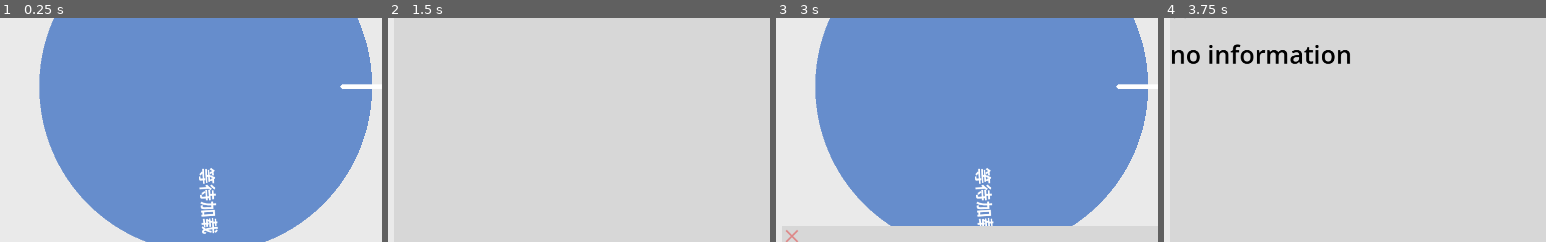
Above: before the commit, frames 1-4 (left to right).
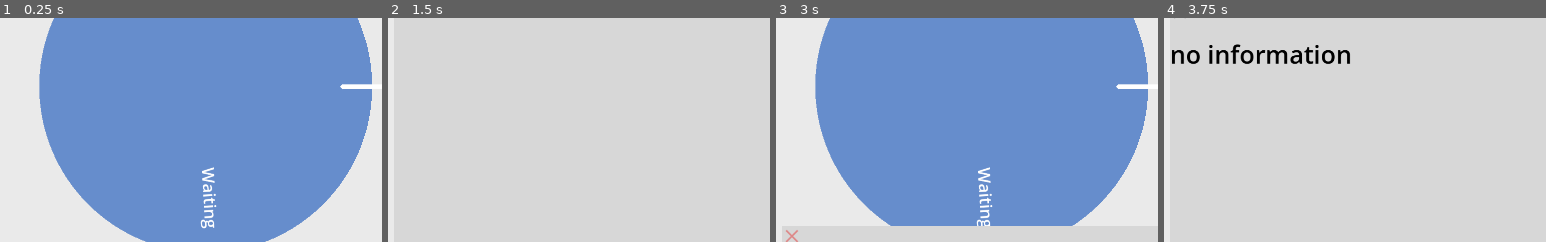
Above: after the commit, the same moments.

Repository: chenyu76/wheelOfFortune
Game: Godot game, scene res://main.tscn
Two runs of this game, one before a commit and one after it. Both use one fixed random seed, a clock stepped at 60 frames per second and the inputs below.
Inputs (mouse positions are % of the whole screen's width and height, from its top left):
- Up to frame 1 (0.25 s): no input
- Up to frame 2 (1.5 s): click "等待加载" (after the commit: "Waiting") at 0.5 s; click (72, 50) at 1.25 s
- Up to frame 3 (3 s): click (83, 50) at 2 s; click (2, 7) at 2.75 s
- Up to frame 4 (3.75 s): click "等待加载" (after the commit: "Waiting") at 3.5 s
The pictures show only the part of the screen within x 0-50%, y 35-85%; the shares and areas given below are measured in that part.

The runs differ from the first frame. In frame 1, 0.8% of the frame differs, in the area x 52-58%, y 66-97%; in frame 2, nothing differs; in frame 3, 0.7%; in frame 4, nothing differs.

Commit message:
当前目录下没有文件时可以选择文件了

Diff:
--- a/main.gd
+++ b/main.gd
@@ -17,7 +17,7 @@
 # Called when the node enters the scene tree for the first time.
 func _ready():
 	populate_md_files()
-	$wheel.initialize(["等待加载"])
+	$wheel.initialize(["Waiting"])
 	$wheel.press_button.connect(_on_wheel_button_pressed.bind())
 	$wheel.rotation = randf_range(0, 2*PI)
 
@@ -100,6 +100,7 @@
 		r += s + i
 	return r
 
+# 处理 file_path 的文件
 func parse_titles_from_file(file_path):
 	titles = []
 	title_contents = {}
@@ -158,6 +159,7 @@
 	else:
 		process_file(dir)
 
+# 处理一个目录里的所有文件，目录需要是一个DirAccess
 func process_file(dir):
 	#var dir = DirAccess.open(dir_name)
 	dir.list_dir_begin()
@@ -168,10 +170,20 @@
 		file_name = dir.get_next()
 	dir.list_dir_end()
 
-
-func _on_file_dialog_dir_selected(dir):
+	# 没有可选项就弹出文件选择框
+	if $selectButton/PopupMenu.item_count == 0:
+		$FileDialog.visible = true
+
+# 选择目录
+func _on_file_dialog_dir_selected(d):
 	$FileDialog.visible = false
-	process_file(DirAccess.open(dir))
+	process_file(DirAccess.open(d))
+
+# 选择文件
+func _on_file_dialog_file_selected(path: String) -> void:
+	$FileDialog.visible = false
+	parse_titles_from_file(path)
+	$wheel.initialize(titles)
 
 func _on_select_button_pressed():
 	$selectButton/PopupMenu.popup()  # 展开菜单
@@ -179,7 +191,7 @@
 func _on_popup_menu_id_pressed(id):
 	var file_name = $selectButton/PopupMenu.get_item_text(id)
 	print("Selected file: " + file_name)
-	# 在这里添加处理文件选择的逻辑
+
 	parse_titles_from_file(file_name+ ".md")
 	$wheel.initialize(titles)
 
--- a/main.tscn
+++ b/main.tscn
@@ -10,6 +10,13 @@
 [ext_resource type="Texture2D" uid="uid://d0w6lxs2lf4bv" path="res://art/p.svg" id="6_dn0te"]
 [ext_resource type="Texture2D" uid="uid://sdsu3fscs6v1" path="res://art/popmenu.svg" id="9_ia3gs"]
 [ext_resource type="Texture2D" uid="uid://bhtogfr0h6087" path="res://art/popmenu_hover.svg" id="10_u8cai"]
+
+[sub_resource type="InputEventKey" id="InputEventKey_0qh6c"]
+device = -1
+keycode = 4194305
+
+[sub_resource type="Shortcut" id="Shortcut_yvb3w"]
+events = [SubResource("InputEventKey_0qh6c")]
 
 [node name="Main" type="Node2D"]
 script = ExtResource("1_x3jig")
@@ -82,15 +89,17 @@
 layout_mode = 0
 offset_right = 40.0
 offset_bottom = 40.0
+shortcut = SubResource("Shortcut_yvb3w")
 texture_normal = ExtResource("3_mir1x")
 texture_hover = ExtResource("4_obs6q")
 
 [node name="FileDialog" type="FileDialog" parent="."]
-title = "Open a Directory"
+title = "Open a File"
 size = Vector2i(800, 600)
-ok_button_text = "Select Current Folder"
-file_mode = 2
+ok_button_text = "Open"
+file_mode = 0
 access = 2
+use_native_dialog = true
 
 [connection signal="button_down" from="rotateButton" to="." method="_on_rotate_button_button_down"]
 [connection signal="button_up" from="rotateButton" to="." method="_on_rotate_button_button_up"]
@@ -100,3 +109,4 @@
 [connection signal="id_pressed" from="selectButton/PopupMenu" to="." method="_on_popup_menu_id_pressed"]
 [connection signal="pressed" from="guideBG/TextureButton" to="." method="_on_texture_button_pressed"]
 [connection signal="dir_selected" from="FileDialog" to="." method="_on_file_dialog_dir_selected"]
+[connection signal="file_selected" from="FileDialog" to="." method="_on_file_dialog_file_selected"]
Not shown, changed: export_presets.cfg
Not shown: 1 places in main.tscn that only renumber resources
